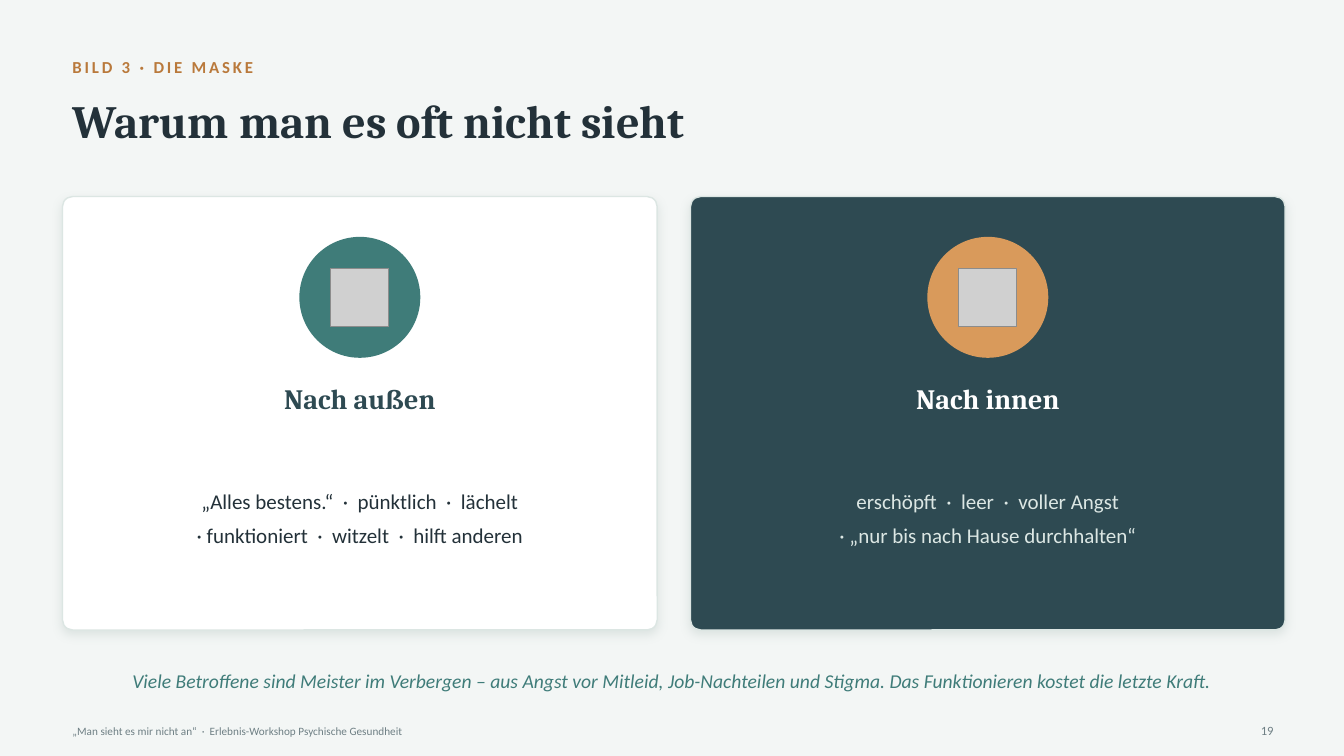
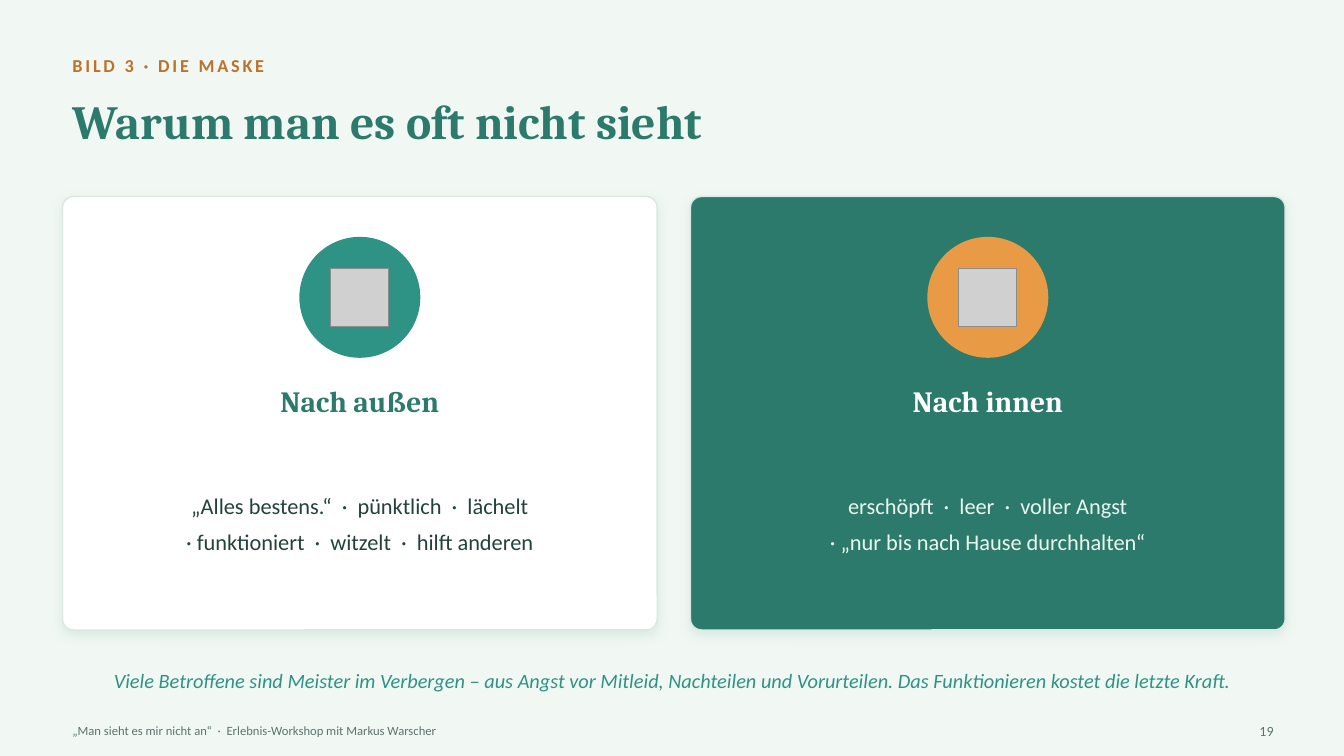
Before and after one commit to warscher80/spanwerk-datenschutz, a slide deck: slide 19 of workshop-psychische-gesundheit/Foliensatz_Man-sieht-es-mir-nicht-an.pptx. Drawn at 1344x756 pixels with LibreOffice and Linux fonts; fonts in the diff are those of the drawing; grey boxes stand for pictures. Boxes give left, top, right and bottom in pixels: in the first picture for what was removed or moved away, otherwise in the second. Text is boxed around its words. In the diff, an @@ line names an element or a change of style, - is before the commit and + after.

```diff
--- a/workshop-psychische-gesundheit/Foliensatz_Man-sieht-es-mir-nicht-an.pptx
+++ b/workshop-psychische-gesundheit/Foliensatz_Man-sieht-es-mir-nicht-an.pptx
@@ background #F3F6F5 to #F1F8F4 @@
@@ text "BILD 3 · DIE MASKE" at <box>72,60,264,72</box>: size 12 to 13 pt, text colour #B9793B to #BC722A @@
@@ text "Warum man es oft nicht ..." at <box>72,105,702,140</box>: size 33 to 34 pt, text colour #233139 to #2C7A6B @@
@@ rounded rectangle at <box>63,197,657,630</box>: outline #DCE6E3 1 pt to #D9E9E1 1 pt; shadow changed; proportions changed @@
@@ rounded rectangle at <box>691,197,1286,630</box>: fill #2E4A52 to #2C7A6B; outline #DCE6E3 1 pt to #D9E9E1 1 pt; shadow changed; proportions changed @@
@@ ellipse at <box>299,237,420,358</box>: fill #3F7C79 to #2E9284 @@
@@ ellipse at <box>928,237,1049,358</box>: fill #D99A5B to #E89A45 @@
@@ text "Nach außen" at <box>280,391,439,412</box>: size 20 to 21 pt, text colour #2E4A52 to #2C7A6B @@
@@ text "Nach innen" at <box>913,391,1063,412</box>: size 20 to 21 pt @@
@@ text "„Alles bestens.“ · pünktlich · ..." at <box>191,498,534,550</box>: size 15 to 16 pt, text colour #233139 to #23423C; line spacing 24pt to 26pt @@
@@ text "erschöpft · leer · voller ..." at <box>841,498,1146,553</box>: size 15 to 16 pt, text colour #DCE7E4 to #EAF6EF; line spacing 24pt to 26pt @@
@@ text at <box>114,674,1229,692</box>: text changed; size 14 to 14.5 pt; text colour #3F7C79 to #2E9284 @@
-Viele Betroffene sind Meister im Verbergen – aus Angst vor Mitleid, Job-Nachteilen und Stigma. Das Funktionieren kostet die letzte Kraft.
+Viele Betroffene sind Meister im Verbergen – aus Angst vor Mitleid, Nachteilen und Vorurteilen. Das Funktionieren kostet die letzte Kraft.
@@ text "19" at <box>1259,727,1273,736</box>: size 9 to 10 pt, text colour #6E7F84 to #5E736E @@
@@ text at <box>72,726,436,737</box>: text changed; size 8 to 9 pt; text colour #6E7F84 to #5E736E @@
-„Man sieht es mir nicht an“ · Erlebnis-Workshop Psychische Gesundheit
+„Man sieht es mir nicht an“ · Erlebnis-Workshop mit Markus Warscher
```
Also in this commit, not shown: 38 other slides changed, 1 slide added, 4 other files.
